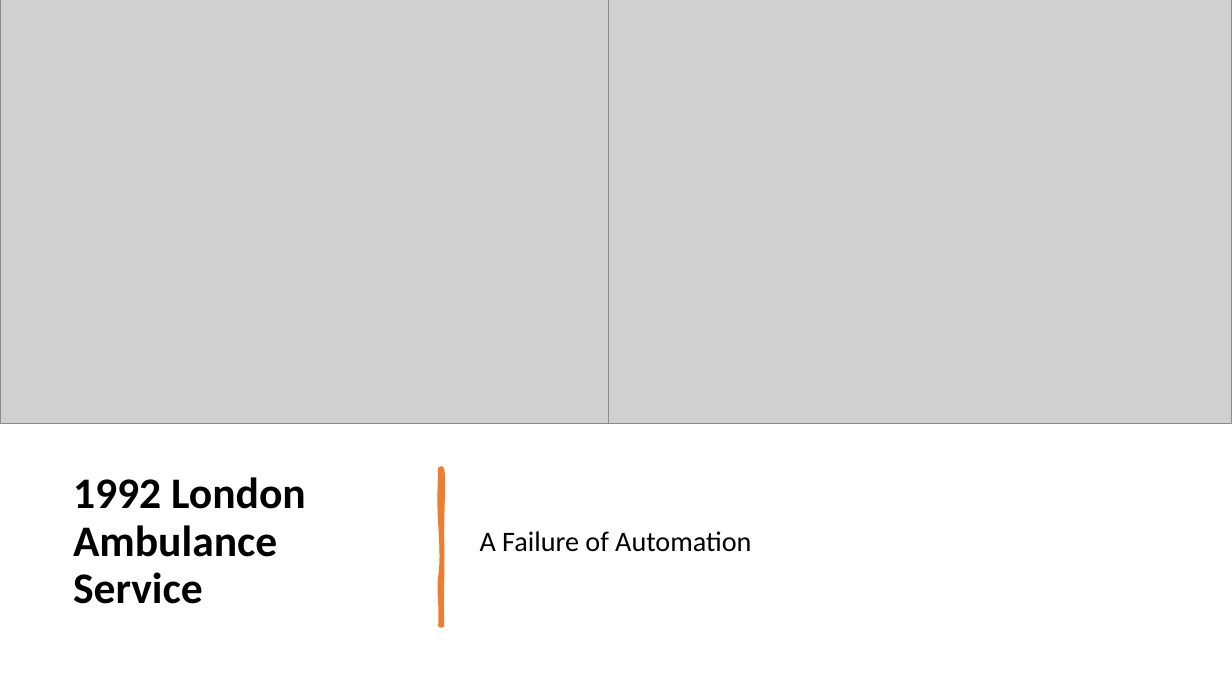
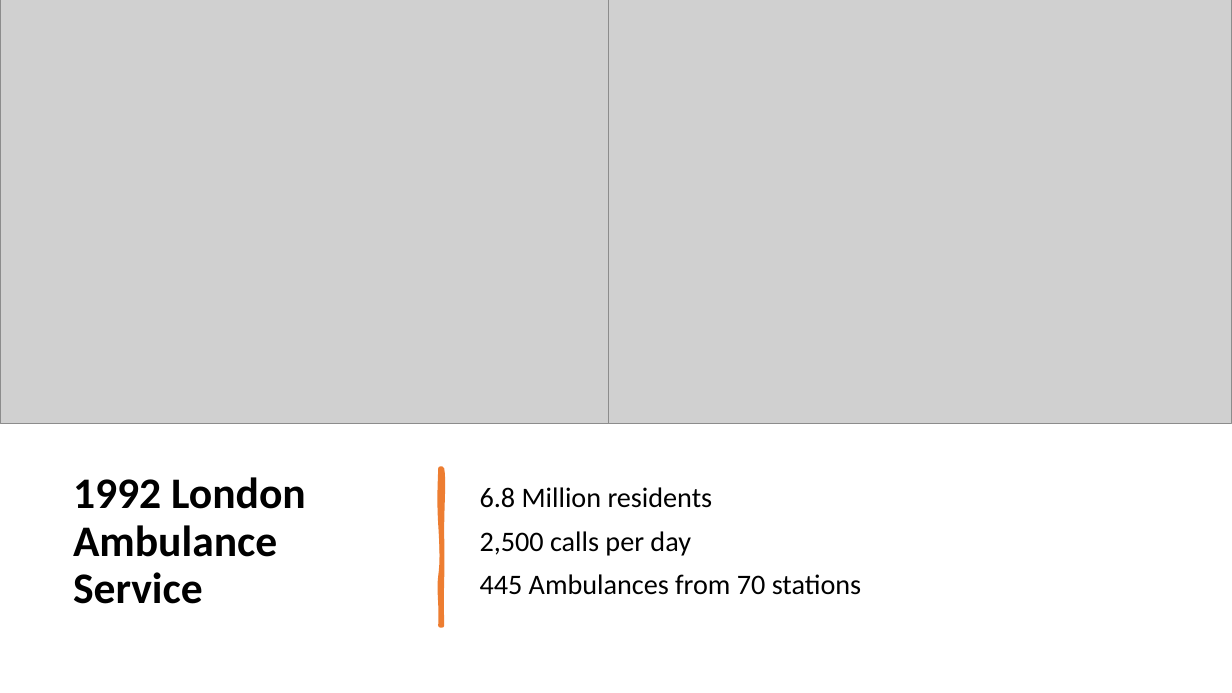
Before and after one commit to rogerlew/conference-ahfe-2022, a slide deck: slide 2 of AHFE 2022.pptx. Drawn at 1232x693 pixels with LibreOffice and Linux fonts; fonts in the diff are those of the drawing; grey boxes stand for pictures. Boxes give left, top, right and bottom in pixels: in the first picture for what was removed or moved away, otherwise in the second. Text is boxed around its words. In the diff, an @@ line names an element or a change of style, - is before the commit and + after.

```diff
--- a/AHFE 2022.pptx
+++ b/AHFE 2022.pptx
@@ text at <box>480,487,861,595</box>: text changed @@
-A Failure of Automation
+6.8 Million residents
+2,500 calls per day
+445 Ambulances from 70 stations
```
Also in this commit, not shown: 9 other slides changed, 3 slides removed.
